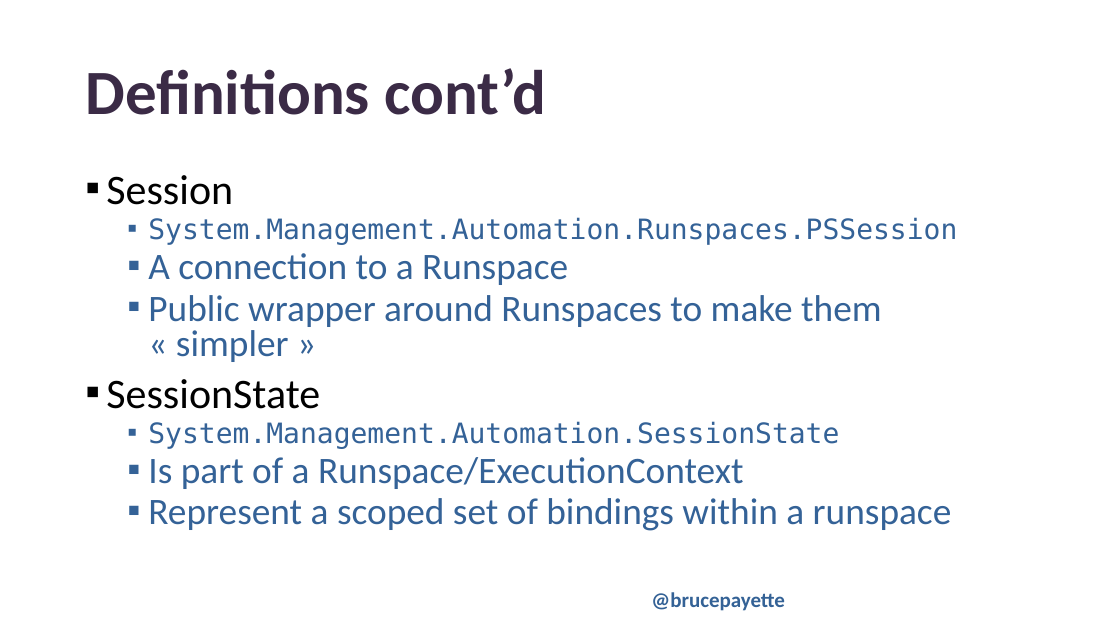
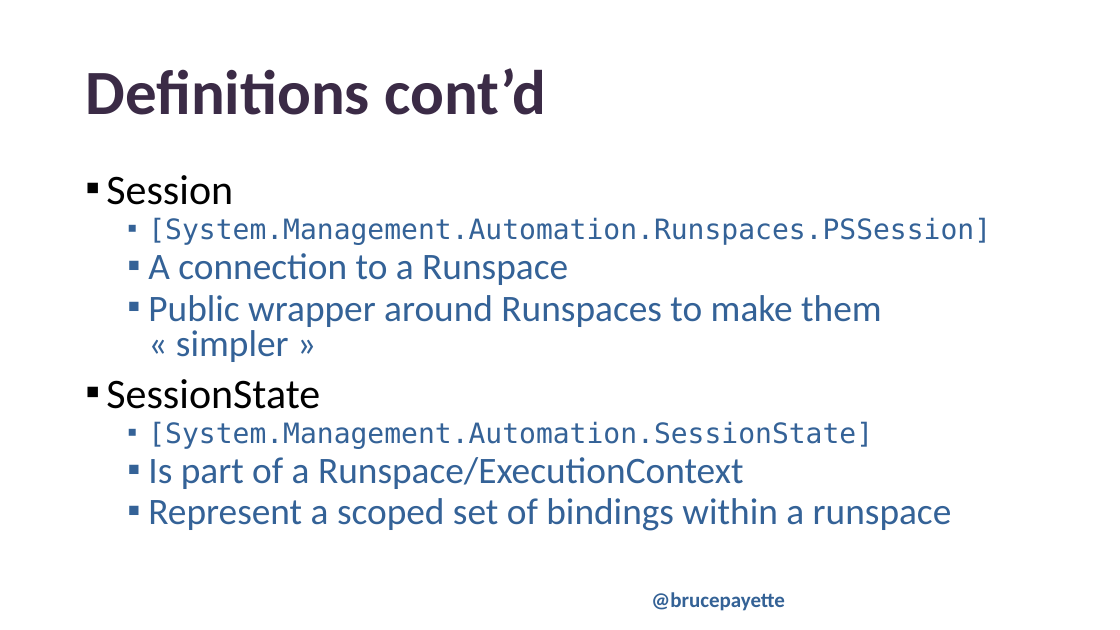
Before and after one commit to BrucePay/PSConfEU2024, a slide deck: slide 10 of payette_2024_closures.pptx. Drawn at 1120x630 pixels with LibreOffice and Linux fonts; fonts in the diff are those of the drawing; background and template pictures are left out. Boxes give left, top, right and bottom in pixels: in the first picture for what was removed or moved away, otherwise in the second. Text is boxed around its words. In the diff, an @@ line names an element or a change of style, - is before the commit and + after.

```diff
--- a/payette_2024_closures.pptx
+++ b/payette_2024_closures.pptx
@@ text at (148,217,991,245): text changed @@
-  ▪ System.Management.Automation.Runspaces.PSSession
+  ▪ [System.Management.Automation.Runspaces.PSSession]
@@ text at (148,421,873,449): text changed @@
-  ▪ System.Management.Automation.SessionState
+  ▪ [System.Management.Automation.SessionState]
```
Also in this commit, not shown: 2 other slides changed, 3 slides added, 1 other file.
